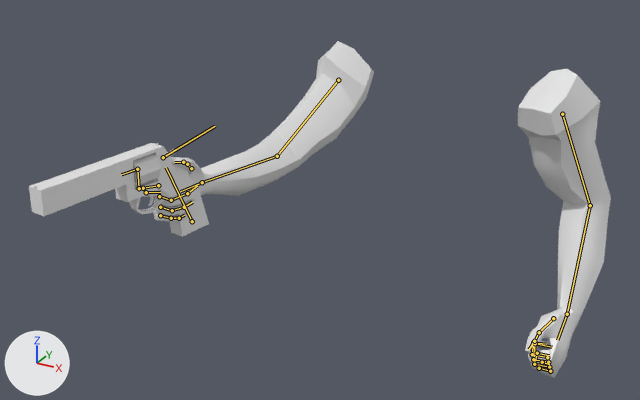
The glTF model BlenderTutorial/Arms.glb: old version first, new version second.
Both versions are drawn from a camera (50 mm lens) standing at (1.2, -3.19, 1.03) and looking at (-0.16, -0.72, -0.2). The axes (+X, +Y, +Z) are drawn at lower left. The lights are the same throughout. The picture after the commit comes second. Both versions are drawn at frame 0 of the action 'RevolverHipFire'; the numbers are the values there. The bones that change, and the others that lie on the model, are drawn over the model as lines.

The first picture shows 'armMesh', 'gunCylinderMesh', 'gunHammerMesh', 'gunMesh', 'gunTriggerMesh'.
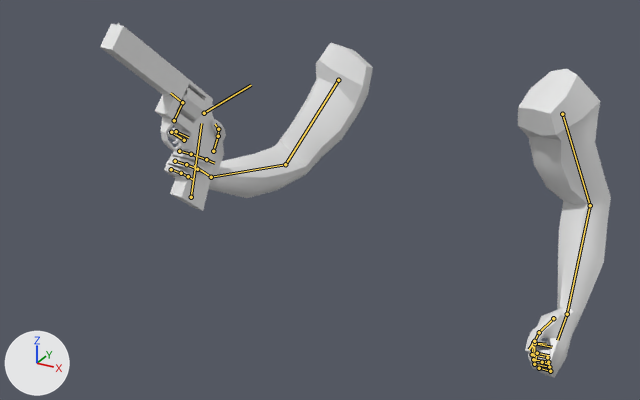
Location of each change, (x1, y1, x2, y2) in pixels of the pictures (640 x 400 px):
'armMesh', posed: before (144, 41, 611, 377); after (164, 43, 611, 377)
'gunMesh', posed (36% narrower, 99% taller): before (29, 143, 209, 237); after (100, 23, 215, 211)
'gunCylinderMesh', posed: before (133, 154, 161, 186); after (176, 87, 205, 121)
'gunTriggerMesh', posed: before (148, 179, 156, 206); after (172, 121, 192, 144)
'gunHammerMesh', posed: before (168, 149, 177, 156); after (212, 105, 217, 111)
bone 'bicep.l', root to tip: before (338, 80) to (277, 156); after (338, 80) to (285, 164)
bone 'forearm.l', root to tip: before (277, 156) to (202, 182); after (285, 164) to (211, 177)
bone 'palm.l', root to tip: before (202, 182) to (180, 191); after (211, 177) to (194, 165)
bone 'thumb.2.l', root to tip: before (183, 162) to (174, 162); after (218, 129) to (215, 124)
bone 'forearm.l.002', root to tip: before (163, 157) to (215, 126); after (204, 113) to (251, 85)

The change in detail:
Bone 'bicep.l' (bone_bicep_l) turns from (-48, 32, -49) to (-60, 29, -59) degrees about its own x, y and z.
Bone 'forearm.l' (bone_forearm_l) turns from (14, -4, 32) to (19, -8, 46) degrees about its own x, y and z.
Bone 'palm.l' (bone_palm_l) turns from (5, 41, 5) to (24, 27, 42) degrees about its own x, y and z.
Bone 'thumb.2.l' (bone_thumb_2_l) turns from (32, 7, -47) to (10, 7, -47) degrees about its own x, y and z.
Bone 'forearm.l.002' (bone_forearm_l_002) turns from (40, 0, 0) to (0, 0, 0) degrees about its own x, y and z.
